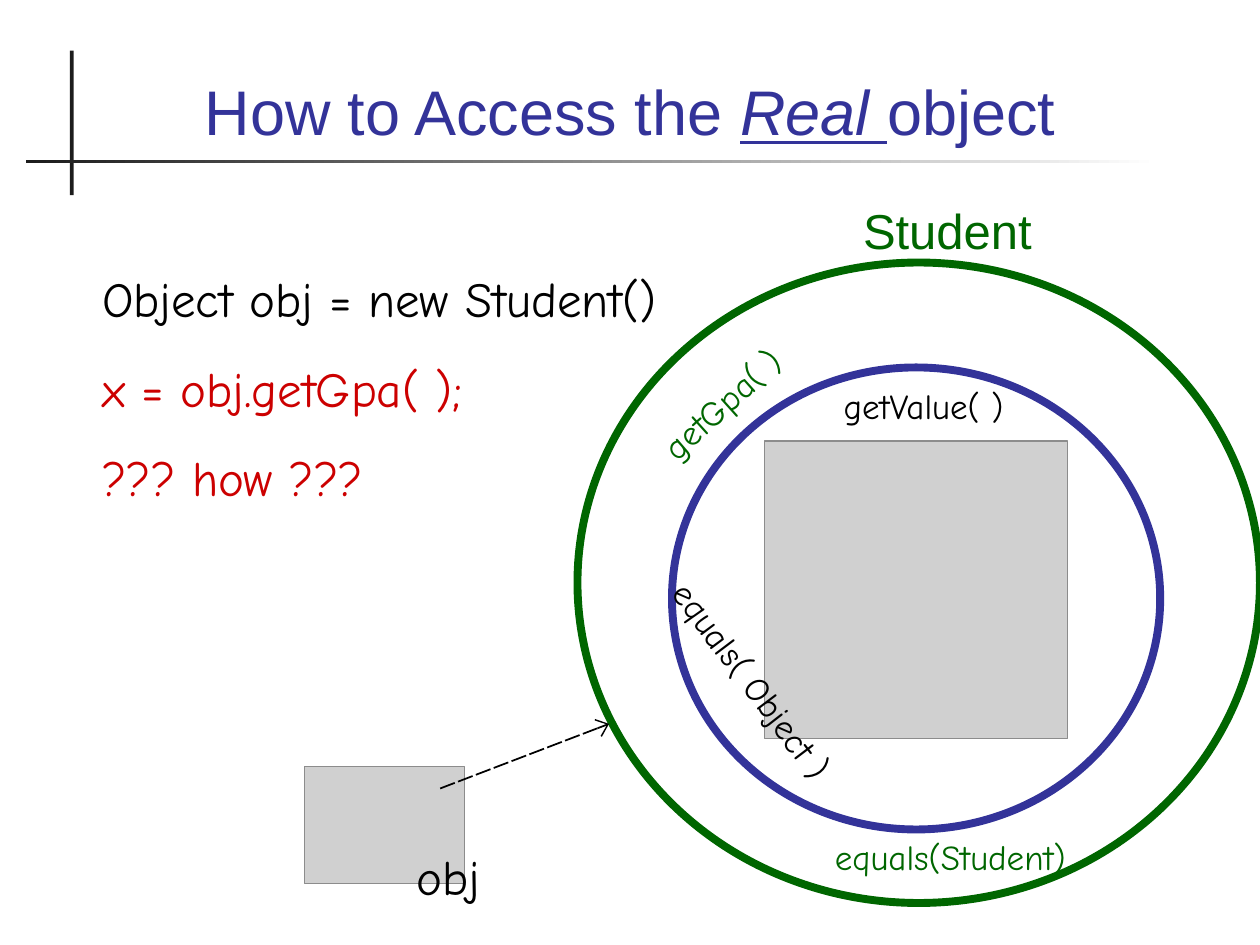
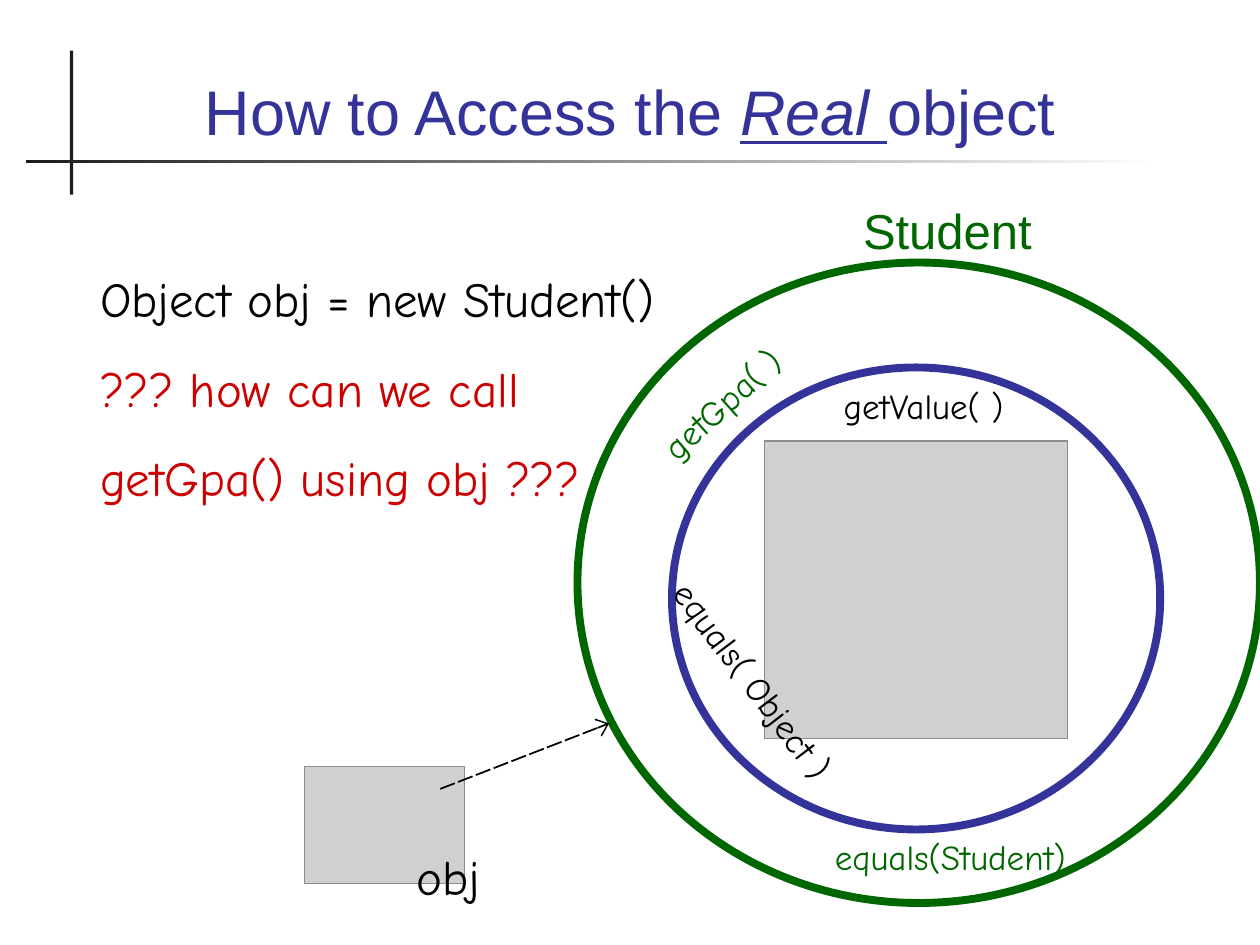
Before and after one commit to skeoop/skeoop.github.io, a slide deck: slide 12 of week1/4-Reference as Remote Control.ppt. Drawn at 1260x945 pixels with LibreOffice and Linux fonts; fonts in the diff are those of the drawing; grey boxes stand for pictures. Boxes give left, top, right and bottom in pixels: in the first picture for what was removed or moved away, otherwise in the second. Text is boxed around its words. In the diff, an @@ line names an element or a change of style, - is before the commit and + after.

```diff
--- a/week1/4-Reference as Remote Control.ppt
+++ b/week1/4-Reference as Remote Control.ppt
@@ text at (100,373,519,506): text changed @@
-x = obj.getGpa( );
-??? how ???
+??? how can we call
+getGpa() using obj ???
```
Also in this commit, not shown: 2 other slides changed, 3 other files.
